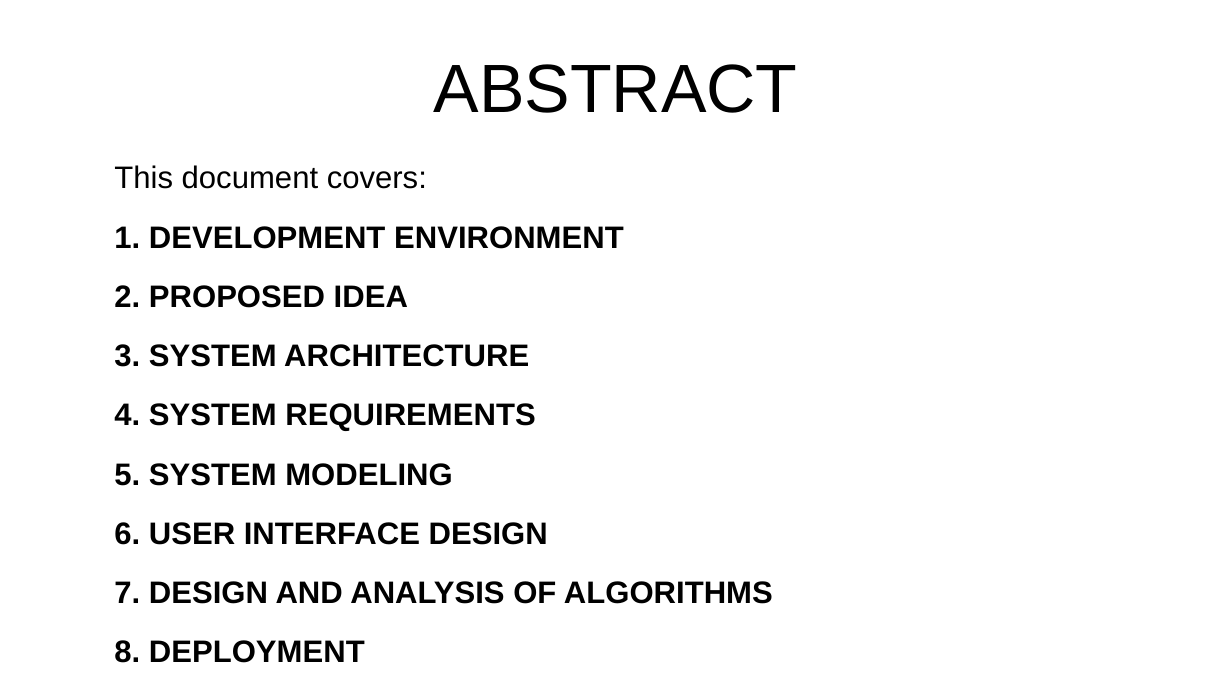
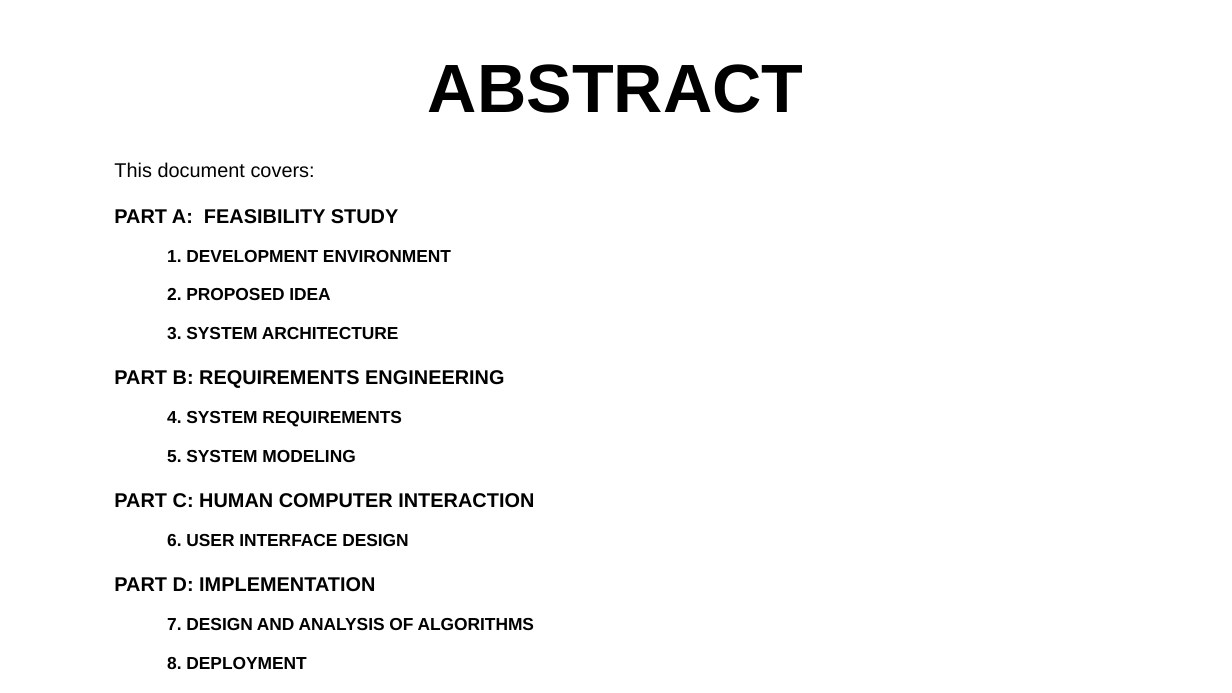
Before and after one commit to Michael-Otieno-Kasuku/Bursary, a slide deck: slide 3 of docs/implementation/bursary mashinani implementation full guide.odp. Drawn at 1232x693 pixels with LibreOffice and Linux fonts; fonts in the diff are those of the drawing. Boxes give left, top, right and bottom in pixels: in the first picture for what was removed or moved away, otherwise in the second. Text is boxed around its words. In the diff, an @@ line names an element or a change of style, - is before the commit and + after.

```diff
--- a/docs/implementation/bursary mashinani implementation full guide.odp
+++ b/docs/implementation/bursary mashinani implementation full guide.odp
@@ title "ABSTRACT" at (428,64,803,113): bold on @@
@@ text at (114,162,534,669): size 20 to 12.8 pt in "This document covers:"; size 20 to 11.2 pt in "1. DEVELOPMENT ENVIRONMENT", "2. PROPOSED IDEA", "3. SYSTEM ARCHITECTURE", "4. SYSTEM REQUIREMENTS" and 4 more places; list level 1 to 2 in "1. DEVELOPMENT ENVIRONMENT"; list level 1 to 2 in "2. PROPOSED IDEA"; list level 1 to 2 in "3. SYSTEM ARCHITECTURE"; list level 1 to 2 in "4. SYSTEM REQUIREMENTS"; list level 1 to 2 in "5. SYSTEM MODELING"; list level 1 to 2 in "6. USER INTERFACE DESIGN"; list level 1 to 2 in "7. DESIGN AND ANALYSIS OF ..."; list level 1 to 2 in "8. DEPLOYMENT" @@
@@ text at (114,209,398,224): paragraph added @@
+PART A: FEASIBILITY STUDY
@@ text at (114,370,504,388): paragraph added @@
+PART B: REQUIREMENTS ENGINEERING
@@ text at (114,493,534,508): paragraph added @@
+PART C: HUMAN COMPUTER INTERACTION
@@ text at (114,577,375,592): paragraph added @@
+PART D: IMPLEMENTATION
```
Also in this commit, not shown: 21 other slides changed, 1 slide added, 2 slides removed.
